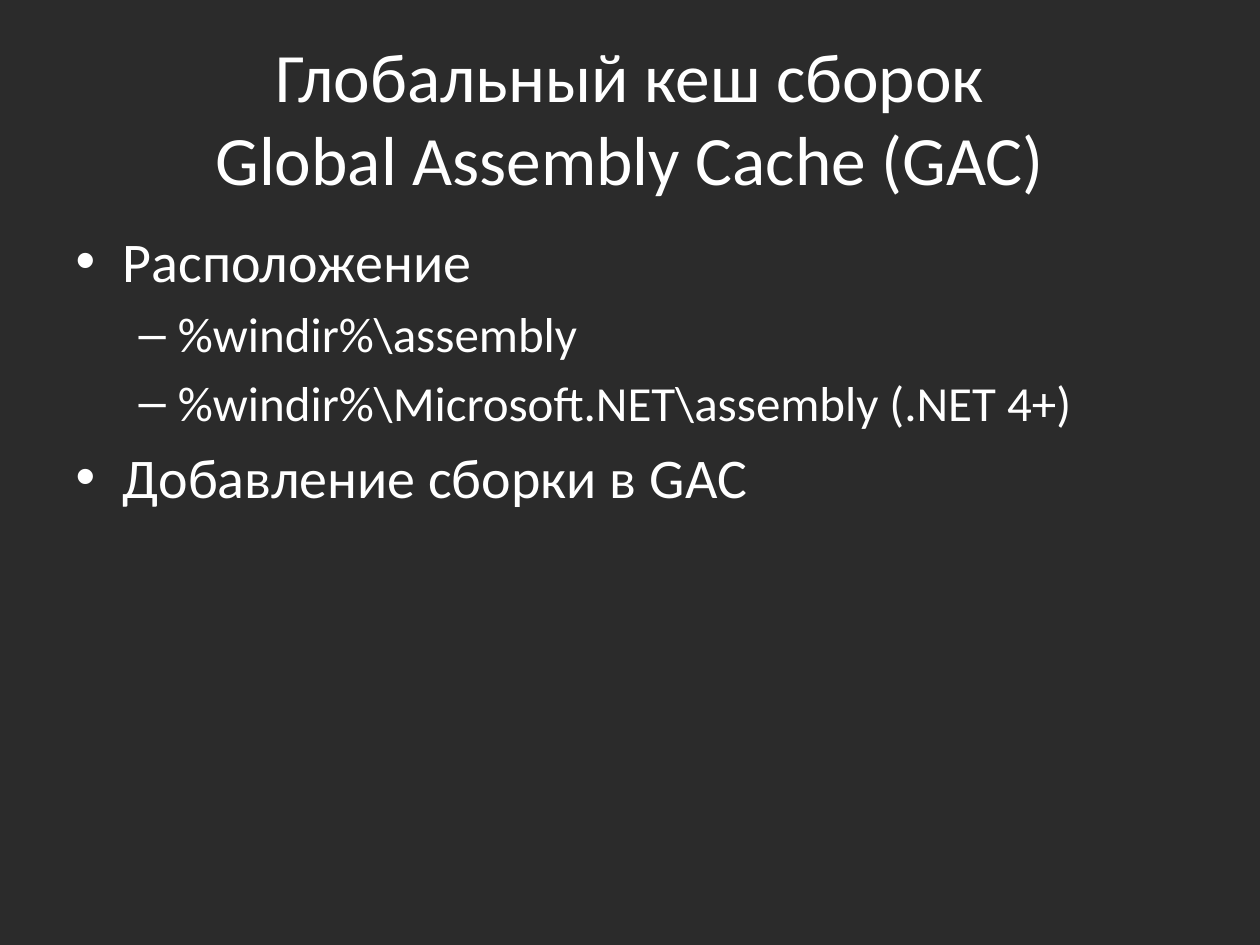
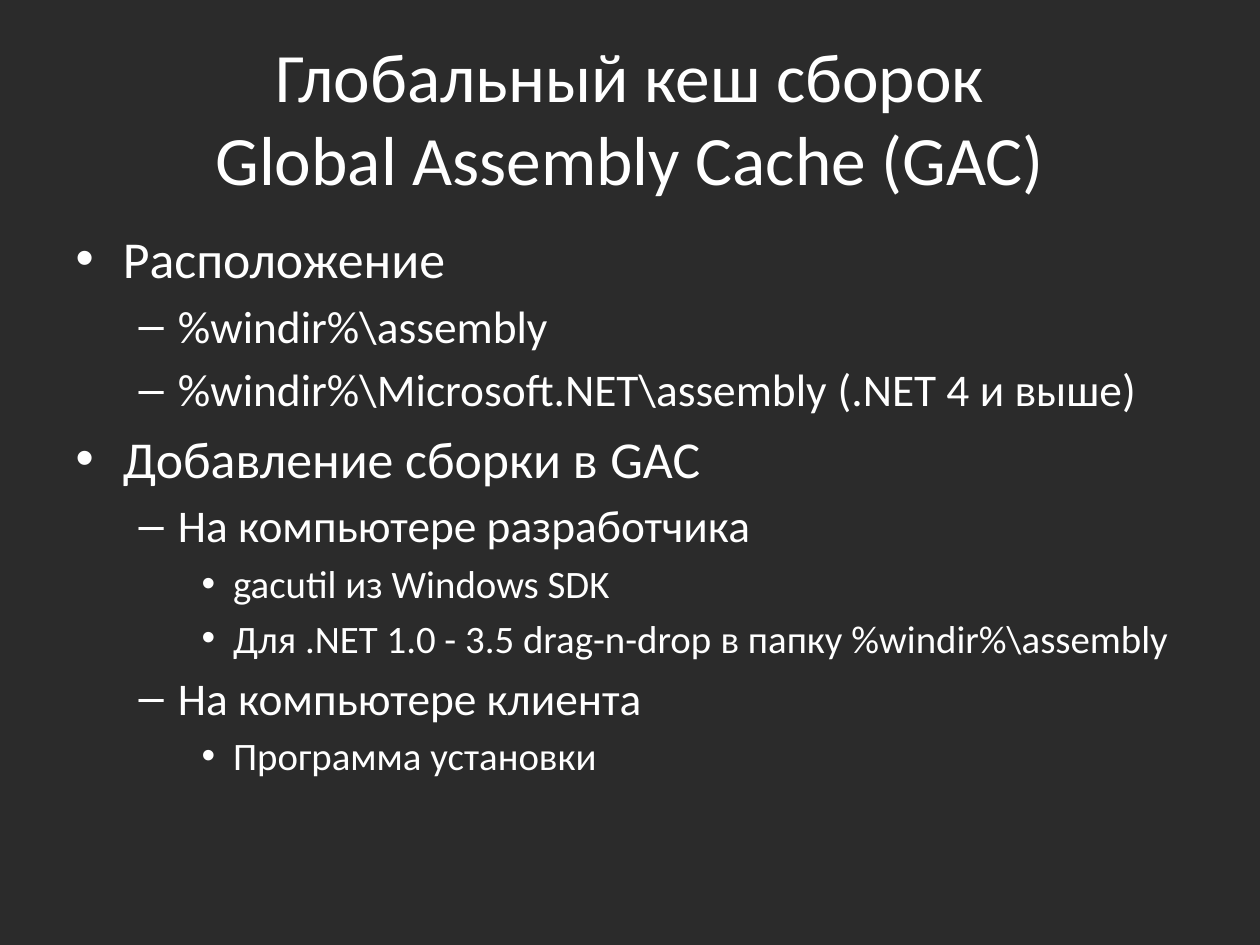
Before and after one commit to bazile/Training, a slide deck: slide 30 of Presentation/lesson-07-reflection.pptx. Drawn at 1260x945 pixels with LibreOffice and Linux fonts; fonts in the diff are those of the drawing; background and template pictures are left out; a plain dark background stands for a picture behind light text. Boxes give left, top, right and bottom in pixels: in the first picture for what was removed or moved away, otherwise in the second. Text is boxed around its words. In the diff, an @@ line names an element or a change of style, - is before the commit and + after.

Commit message:
How to add to GAC

```diff
--- a/Presentation/lesson-07-reflection.pptx
+++ b/Presentation/lesson-07-reflection.pptx
@@ text at (123,244,700,487): size 32 to 29.6 pt in "Расположение", "Добавление сборки в GAC"; size 28 to 25.9 pt in "%windir%\assembly" @@
@@ text at (178,373,1136,414): text changed; size 28 to 25.9 pt @@
-  – %windir%\Microsoft.NET\assembly (.NET 4+)
+  – %windir%\Microsoft.NET\assembly (.NET 4 и выше)
@@ text at (178,511,1167,777): paragraphs added @@
+  – На компьютере разработчика
+    • gacutil из Windows SDK
+    • Для .NET 1.0 - 3.5 drag-n-drop в папку %windir%\assembly
+  – На компьютере клиента
+    • Программа установки
```
